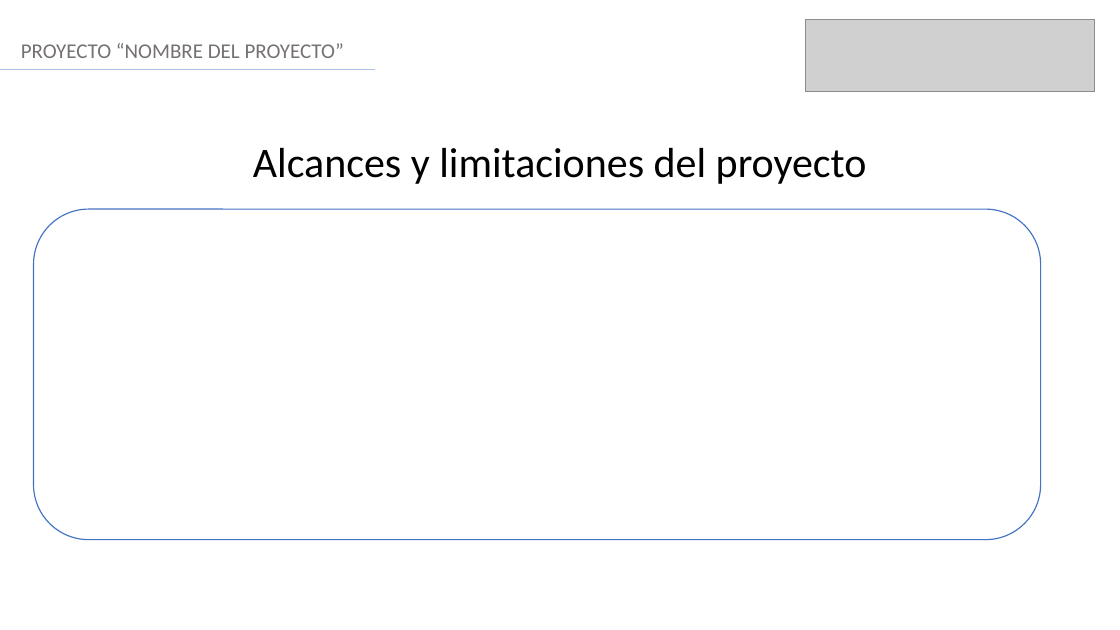
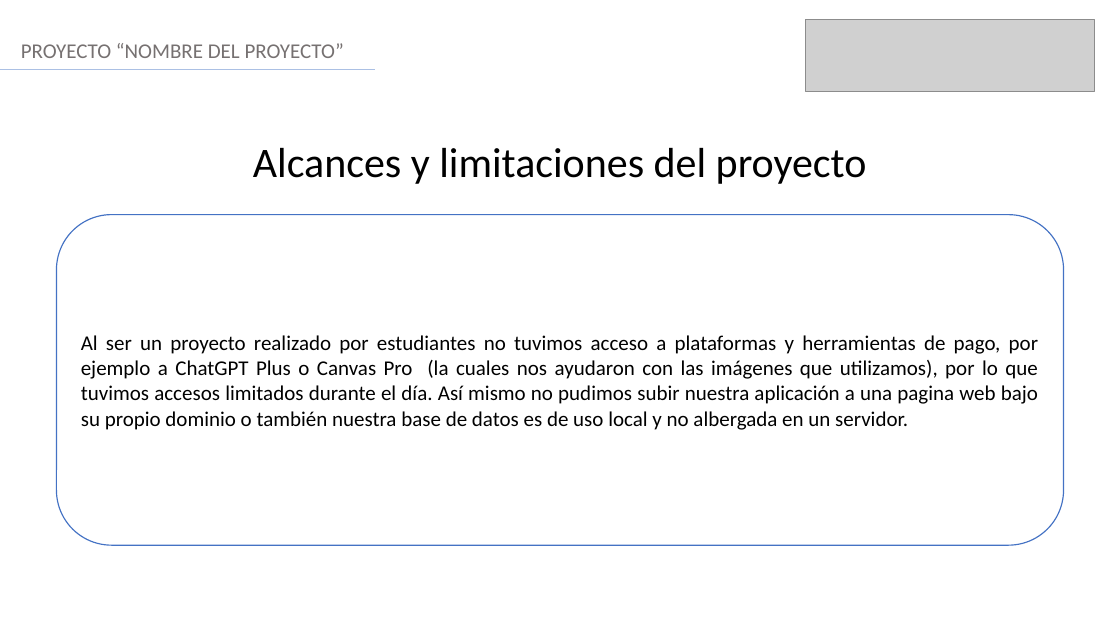
Before and after one commit to Lobo4zul/Proyecto_de_Titulo, a slide deck: slide 5 of Fase 2/Evidencia del proyecto/Formato Presentación final Portafolio.pptx. Drawn at 1120x630 pixels with LibreOffice and Linux fonts; fonts in the diff are those of the drawing; grey boxes stand for pictures. Boxes give left, top, right and bottom in pixels: in the first picture for what was removed or moved away, otherwise in the second. Text is boxed around its words. In the diff, an @@ line names an element or a change of style, - is before the commit and + after.

```diff
--- a/Fase 2/Evidencia del proyecto/Formato Presentación final Portafolio.pptx
+++ b/Fase 2/Evidencia del proyecto/Formato Presentación final Portafolio.pptx
@@ rounded rectangle "Al ser un proyecto realizado ...": place and size @@
-rounded rectangle "Al ser un proyecto realizado ..." at [34,209,1041,540]
+rounded rectangle "Al ser un proyecto realizado ..." at [56,215,1064,546]
@@ text in rounded rectangle at [81,335,1038,430]: text added @@
+Al ser un proyecto realizado por estudiantes no tuvimos acceso a plataformas y herramientas de pago, por ejemplo a ChatGPT Plus o Canvas Pro (la cuales nos ayudaron con las imágenes que utilizamos), por lo que tuvimos accesos limitados durante el día. Así mismo no pudimos subir nuestra aplicación a una pagina web bajo su propio dominio o también nuestra base de datos es de uso local y no albergada en un servidor.
```
Also in this commit, not shown: 10 other slides changed.
